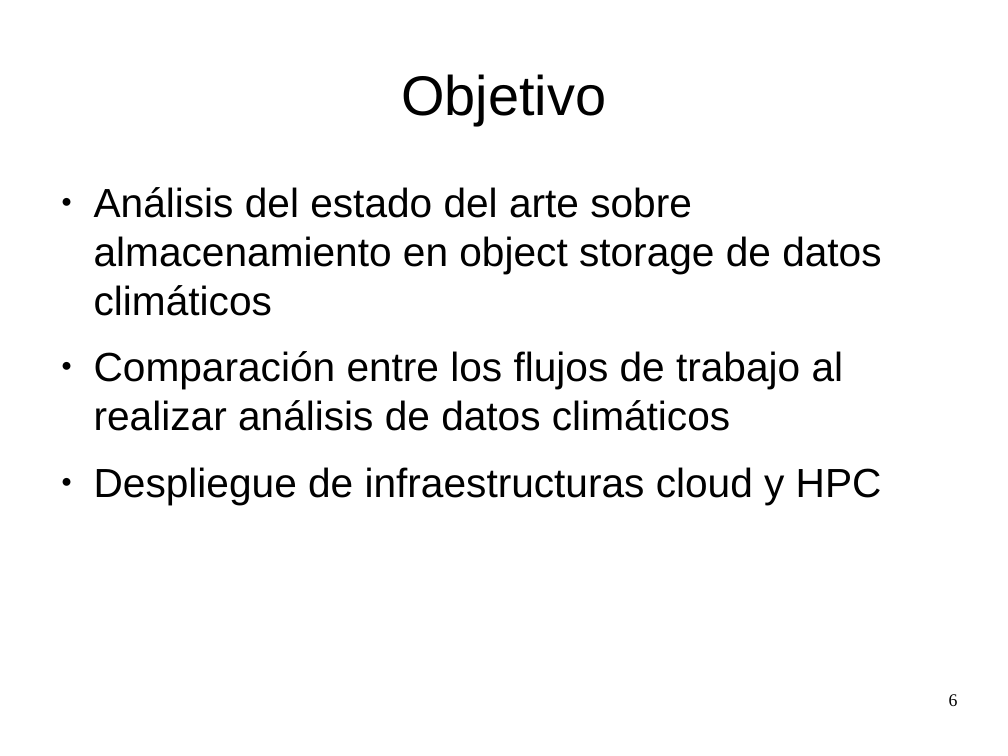
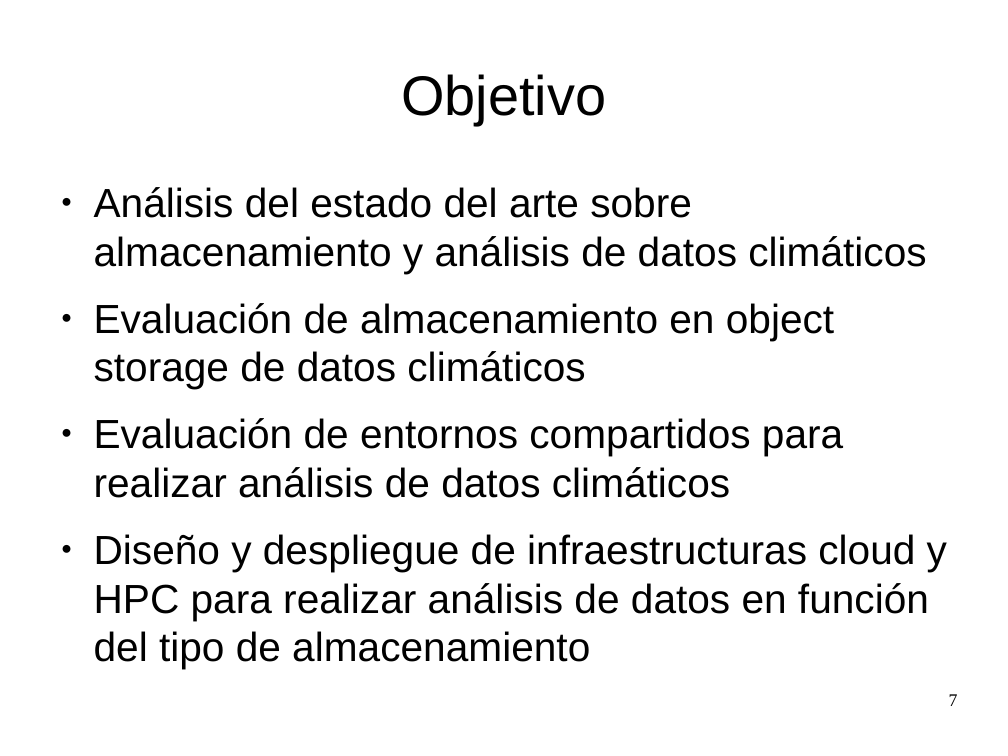
Before and after one commit to zequihg50/tfm, a slide deck: slide 7 of presentacion.odp (slide 6 before the commit). Drawn at 1008x756 pixels with LibreOffice and Linux fonts; fonts in the diff are those of the drawing. Boxes give left, top, right and bottom in pixels: in the first picture for what was removed or moved away, otherwise in the second. Text is boxed around its words. In the diff, an @@ line names an element or a change of style, - is before the commit and + after.

```diff
--- a/presentacion.odp
+++ b/presentacion.odp
@@ text at [94, 187, 947, 620]: text changed @@
-● Análisis del estado del arte sobre almacenamiento en object storage de datos climáticos
-● Comparación entre los flujos de trabajo al realizar análisis de datos climáticos
-● Despliegue de infraestructuras cloud y HPC
+● Análisis del estado del arte sobre almacenamiento y análisis de datos climáticos
+● Evaluación de almacenamiento en object storage de datos climáticos
+● Evaluación de entornos compartidos para realizar análisis de datos climáticos
+● Diseño y despliegue de infraestructuras cloud y HPC para realizar análisis de datos en función del tipo de almacenamiento
@@ page number at [949, 694, 958, 706]: text changed @@
-6
+7
```
Also in this commit, not shown: 16 other slides changed, 1 slide added, 4 slides removed, 1 other file.
